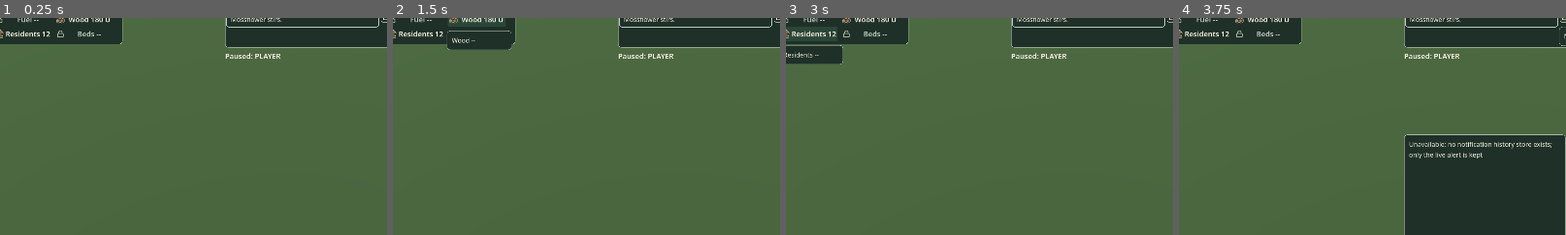
Above: before the commit, frames 1-4 (left to right).
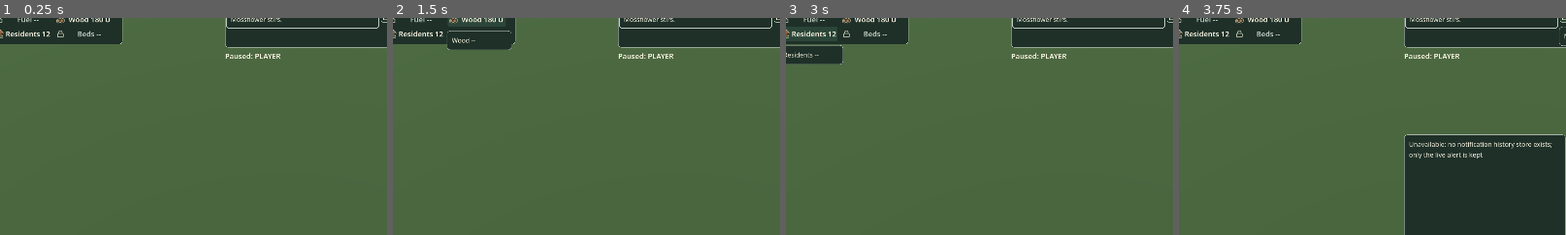
Above: after the commit, the same moments.

Repository: gradybre/redwall-rts
Game: Godot game, scene res://scenes/main.tscn
The game is run twice, just before and just after one commit, with the same random seed, the same clock (stepped at 60 frames per second) and the same inputs.
Inputs (mouse positions are % of the whole screen's width and height, from its top left):
- Up to frame 1 (0.25 s): no input
- Up to frame 2 (1.5 s): click "Food 5.48" at 0.5 s; click "Wood 180 U" at 1.25 s
- Up to frame 3 (3 s): click "Stone 100 U" at 2 s; click "Residents 12" at 2.75 s
- Up to frame 4 (3.75 s): click (60, 3) at 3.5 s
The pictures show only the part of the screen within x 10-60%, y 4-53%; the shares and areas given below are measured in that part.

The runs differ from the first frame. In frame 1, 0.4% of the frame differs, in the area x 58-98%, y 3-5%; in frame 2, 0.4%; in frame 3, 0.4%; in frame 4, 0.4%.

Commit message:
fix(ui): size the alert card to its wrapped text, and measure what that cannot fix
alert_card_sized() reuses §4.1's own detail-panel shape -- min(max(measured,
floor), ceiling) -- rather than inventing a policy for this card. The floor is the
existing ALERT_CARD_HEIGHT, so the §1.2 composition is unchanged whenever the text
already fits; the ceiling is the alerts zone, so a message can never draw past the
zone it lives in.

The height is measured from the FONT, not read off the Label. An autowrap Label
reports a single line from get_minimum_size() until its width is constrained, and
its width comes from the card this number is sizing -- get_multiline_string_size()
against the card's interior width breaks that circle.

WHAT THIS DOES NOT FIX, AND WHY, MEASURED RATHER THAN GUESSED. ALERT_H is
[48, 96, 96]. At NARROW the entire alerts zone is 48 px: one 44 px card plus
padding. The ceiling therefore equals the floor and the card cannot grow there at
all -- by construction, not by defect. STANDARD and WIDE have 96 px and do grow.

So the NARROW overflow is not an implementation bug and I have not hidden it by
enlarging a §1.2 constant. §7 already says narrow shows "one highest-severity
active alert plus count; history contains all", which reads as shortening the
displayed text rather than growing the zone. That is a planner decision; it is
raised at the function and in the evidence record, not taken here.

ok: 2711 tests, 98302 assertions, 0 failures.

Co-Authored-By: Claude Opus 5 <noreply@anthropic.com>

Diff:
--- a/godot/scripts/ui/ui_layout.gd
+++ b/godot/scripts/ui/ui_layout.gd
@@ -408,6 +408,36 @@
 		alert_width - ALERT_CARD_MARGIN, ALERT_CARD_HEIGHT)
 
 
+func alert_card_sized(profile: int, alert_width: float, index: int,
+		measured_content_height: float) -> Rect2:
+	"""One alert card grown to the height its own wrapped text needs.
+
+	Same shape as §4.1's detail rule -- `min(max(measured, floor), ceiling)` -- reused rather
+	than a new policy invented for this card. The floor is the existing ALERT_CARD_HEIGHT, so
+	the §1.2 composition is byte-identical whenever the text already fits; the ceiling is the
+	alerts zone itself, so a long message can never draw past the zone it lives in.
+
+	WHY THIS EXISTS. UXV-032 forbids clipping critical content, so the message wraps, and a
+	fixed 44 px card then drew wrapped lines over its neighbours. The shell cannot fix that:
+	`_place_local()` re-sets the rect from this layout on every pass.
+
+	WHAT IT CANNOT FIX, MEASURED. `ALERT_H` is [48, 96, 96], so at NARROW the whole alerts
+	ZONE is 48 px -- one 44 px card plus its padding. The ceiling therefore equals the floor
+	and the card cannot grow there at all, by construction rather than by defect. STANDARD
+	and WIDE have 96 px and do grow. A three-line message at NARROW needs a §1.2 decision,
+	not a larger number here: §7 already says narrow shows "one highest-severity active
+	alert plus count; history contains all", which reads as shortening the displayed text
+	rather than enlarging the zone. That is the planner's call and is raised, not taken.
+	"""
+	var base: Rect2 = alert_card(profile, alert_width, index)
+	if _last_refusal != REFUSE_NONE:
+		return base
+	var ceiling: float = float(ALERT_H[profile]) - 2.0 * ALERT_PADDING
+	var grown: float = minf(maxf(measured_content_height, ALERT_CARD_HEIGHT), ceiling)
+	_last_refusal = REFUSE_NONE
+	return Rect2(base.position, Vector2(base.size.x, grown))
+
+
 static func alert_card_count(profile: int) -> int:
 	"""§7's visible card budget: two on standard and wide, one on narrow."""
 	if profile == PROFILE_NARROW:
--- a/godot/scripts/ui/ui_shell.gd
+++ b/godot/scripts/ui/ui_shell.gd
@@ -1044,7 +1044,8 @@
 		_place_local(ID_EXPAND, UiLayout.narrow_expand_rect())
 	for index: int in TIME_IDS.size():
 		_set_rect(_controls[TIME_IDS[index]], _layout.time_control(_geometry.profile, index))
-	_place_local(ID_ALERT_CARD, _layout.alert_card(_geometry.profile, _geometry.alerts.size.x, 0))
+	_place_local(ID_ALERT_CARD, _layout.alert_card_sized(_geometry.profile,
+		_geometry.alerts.size.x, 0, _wrapped_alert_height()))
 	_place_local(ID_HISTORY_TRIGGER, UiLayout.history_trigger_rect(_geometry.alerts.size.x))
 	_place_local(ID_MINIMAP_VIEW, UiLayout.minimap_content_rect(_geometry.profile))
 	_wrap_children(ID_COMMAND_STRIP, COMMAND_IDS, _geometry.commands.size)
@@ -1123,6 +1124,25 @@
 	_set_rect(_zones[id] as Control, rect)
 
 
+func _wrapped_alert_height() -> float:
+	"""How tall the alert message is once wrapped into the card's own interior width.
+
+	Measured from the font rather than read off the Label, because an autowrap Label reports a
+	SINGLE LINE from `get_minimum_size()` until its width is constrained -- and its width comes
+	from the card this number is sizing. Measuring the text directly breaks that circle."""
+	var interior: float = _geometry.alerts.size.x - UiLayout.ALERT_CARD_MARGIN \
+		- 2.0 * PANEL_PADDING
+	if _alert_message == null or _alert_message.text.is_empty() or interior <= 0.0:
+		return 0.0
+	var font: Font = _alert_message.get_theme_font(&"font")
+	if font == null:
+		return 0.0
+	var font_size: int = _alert_message.get_theme_font_size(&"font_size")
+	var wrapped: Vector2 = font.get_multiline_string_size(_alert_message.text,
+		HORIZONTAL_ALIGNMENT_LEFT, interior, font_size)
+	return wrapped.y + 2.0 * PANEL_PADDING
+
+
 func _place_local(id: int, rect: Rect2) -> void:
 	"""Position a child inside its own parent's local coordinates."""
 	if not _controls.has(id):
@@ -1273,18 +1293,15 @@
 func set_alert_display(text: String) -> void:
 	"""UI-SET-011's card. An empty stack is hidden, so it "does not block world" (§4.1).
 
-	KNOWN DEFECT, NARROW ONLY, NOT THIS FILE'S TO FIX. The message now wraps rather than
-	clipping (UXV-032), and at NARROW a long generation sentence wraps to three lines and
-	draws outside a card whose height `ui_layout.alert_card()` fixes -- over the pause
-	line. Growing the card here does nothing: `_place_local()` re-sets its rect from the
-	layout on every pass. The card must become content-sized in `ui_layout.gd`, which the
-	component owner holds. Evidence: docs/validation/evidence/ui-refinement/screenshots/
-	06_narrow_1280x720_150.png."""
+	The message WRAPS rather than clipping (UXV-032), so the card is content-sized through
+	`ui_layout.alert_card_sized()`. A fixed-height card drew three wrapped lines over the
+	pause line at NARROW, and overlap is worse than the clipping it replaced."""
 	var card: Panel = _controls[ID_ALERT_CARD] as Panel
 	card.accessibility_description = text
 	card.tooltip_text = text
 	card.visible = not text.is_empty()
 	_alert_message.text = text
+	_apply_geometry()
 	var stack: Panel = _controls[ID_ALERT_STACK] as Panel
 	stack.visible = not text.is_empty()
 	_register_hit_regions()
Not shown, changed: docs/validation/evidence/ui-refinement/screenshots/06_narrow_1280x720_150.png
